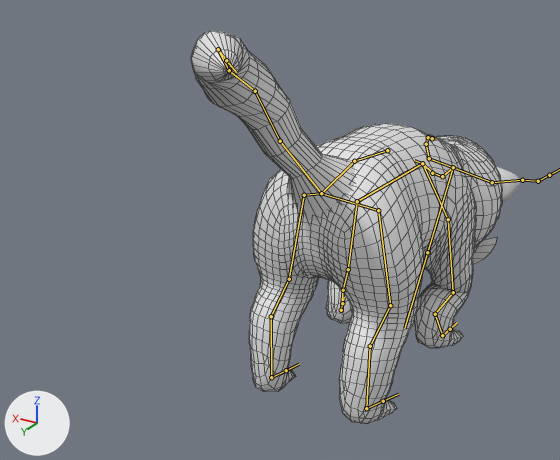
Renders of the FBX model Augotchi/Kevins stuff/Djur/BaseModel_Eat_Good.fbx from each side of a commit.
One viewpoint serves both versions: a camera (50 mm lens) standing at (-79.1, 192.5, 122.7) and looking at (23.4, 21.6, 37.3). Lighting does not change. The marker at lower left points along +X, +Y and +Z. Both versions are drawn at frame 54 of the action 'Armature|ArmatureAction.001'; the numbers are the values there. The bones that bend it are drawn over the model as lines. Mesh edges are drawn as thin lines on the coarser meshes.

Names of what the first picture shows: 'Animal', 'Tail'.
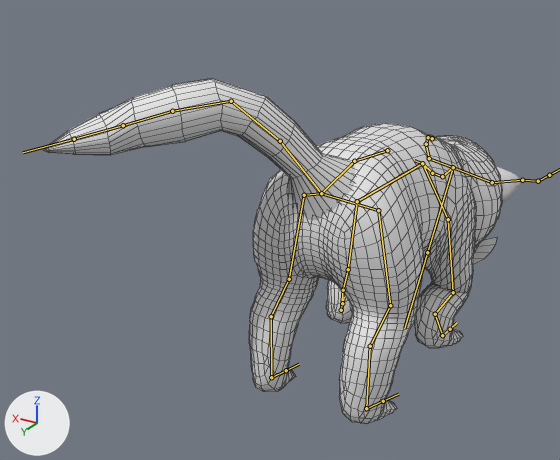
Location of each change, [x1, y1, x2, y2] in pixels of the pictures (560 x 460 px):
'Tail', posed (90% wider, 25% shorter)
    before: [191, 31, 355, 221]
    after: [43, 78, 356, 221]
bone 'Tail_2', root to tip
    before: (280, 141) to (255, 91)
    after: (280, 141) to (231, 101)
bone 'Tail_3', root to tip
    before: (255, 91) to (229, 70)
    after: (231, 101) to (172, 111)
bone 'Tail_4', root to tip
    before: (229, 70) to (218, 49)
    after: (172, 111) to (123, 125)
bone 'Tail_5', root to tip
    before: (218, 49) to (226, 60)
    after: (123, 125) to (74, 139)

The edits, one by one:
Bone 'Tail_2' (bone_tail_2) turns from (15, -8, 17) to (5, -2, -10) degrees about its own x, y and z.
Bone 'Tail_3' (bone_tail_3) turns from (-26, -13, 30) to (-44, -8, -12) degrees about its own x, y and z.
Bone 'Tail_4' (bone_tail_4) turns from (13, -18, 6) to (-3, -1, -10) degrees about its own x, y and z.
Bone 'Tail_5' (bone_tail_5) turns from (7, -39, 31) to (-3, -20, 21) degrees about its own x, y and z.
